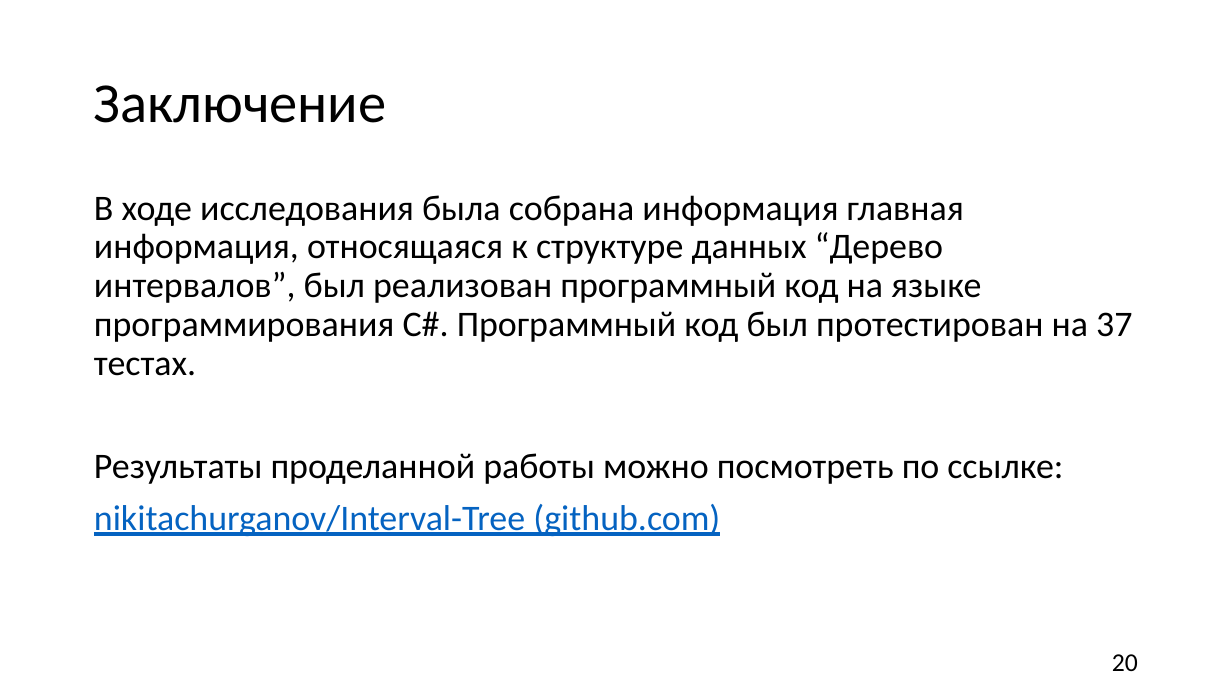
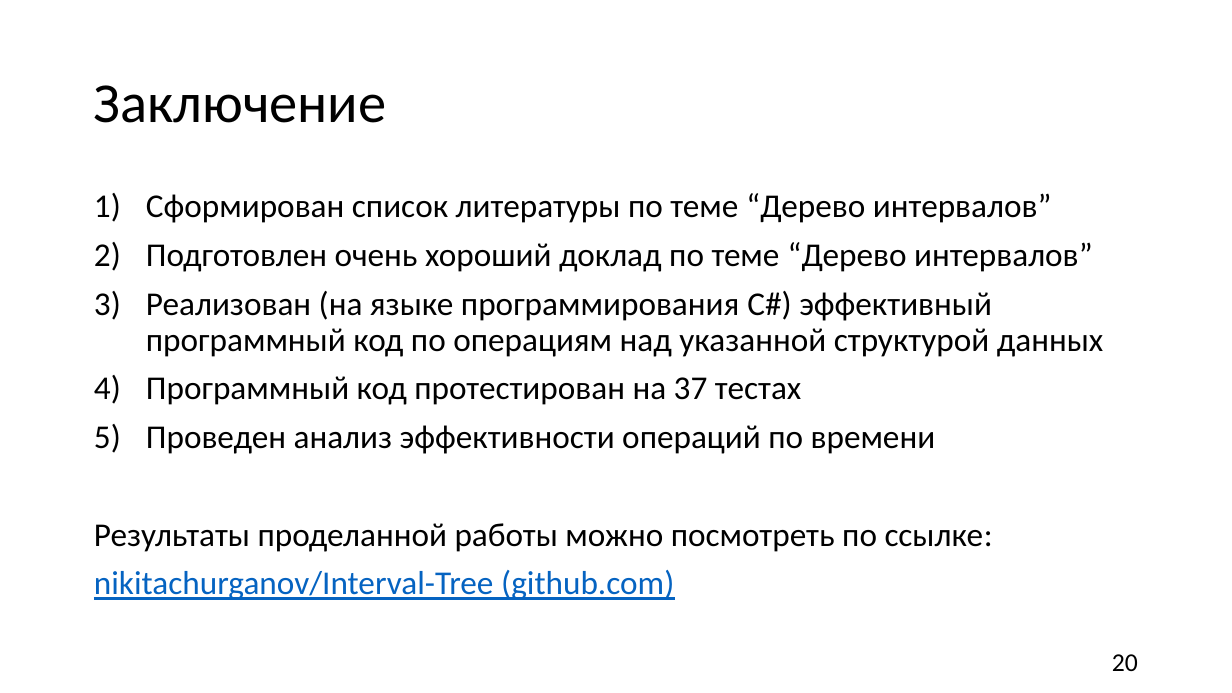
Before and after one commit to nikitachurganov/Interval-Tree, a slide deck: slide 20 of АиСД дерево.pptx. Drawn at 1232x693 pixels with LibreOffice and Linux fonts; fonts in the diff are those of the drawing. Boxes give left, top, right and bottom in pixels: in the first picture for what was removed or moved away, otherwise in the second. Text is boxed around its words. In the diff, an @@ line names an element or a change of style, - is before the commit and + after.

Commit message:
pptx

```diff
--- a/АиСД дерево.pptx
+++ b/АиСД дерево.pptx
@@ text at (146,193,1104,454): text changed; size 28 to 25.9 pt @@
-В ходе исследования была собрана информация главная информация, относящаяся к структуре данных “Дерево интервалов”, был реализован программный код на языке программирования C#. Программный код был протестирован на 37 тестах.
+1) Сформирован список литературы по теме “Дерево интервалов”
+2) Подготовлен очень хороший доклад по теме “Дерево интервалов”
+3) Реализован (на языке программирования C#) эффективный программный код по операциям над указанной структурой данных
+4) Программный код протестирован на 37 тестах
+5) Проведен анализ эффективности операций по времени
@@ text at (94,523,993,600): size 28 to 25.9 pt in "Результаты проделанной работы можно посмотреть по ссылке:", "nikitachurganov/Interval-Tree (github.com)" @@
```
Also in this commit, not shown: 3 other slides changed.
